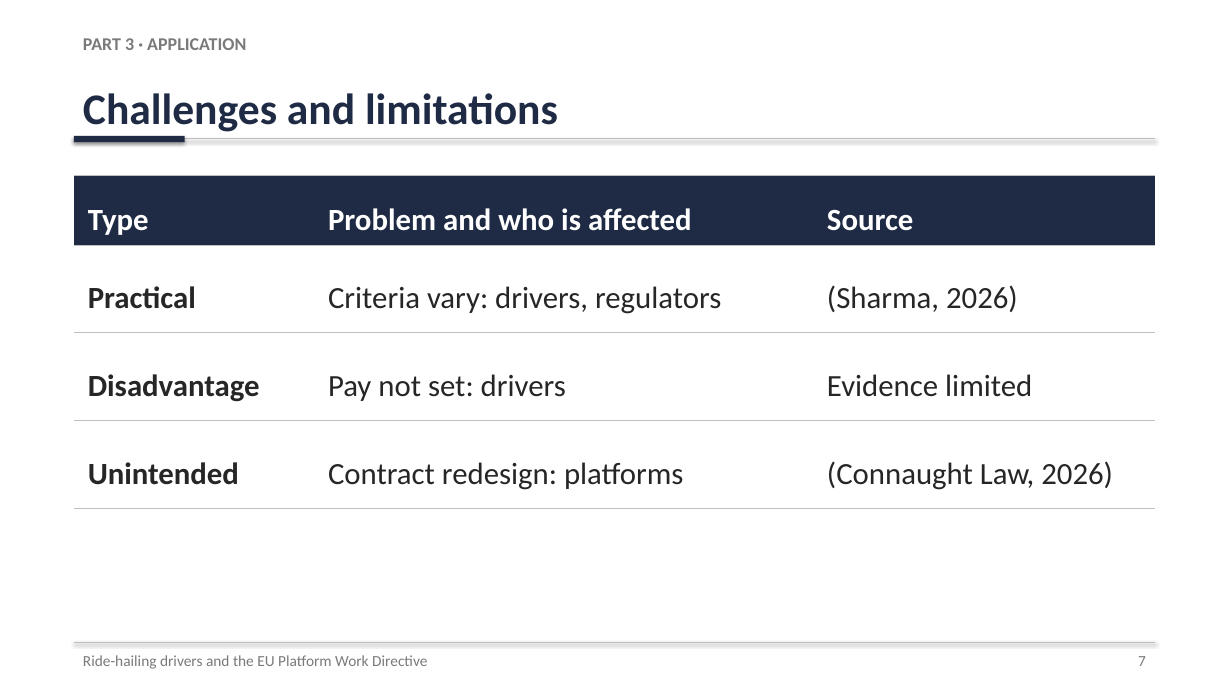
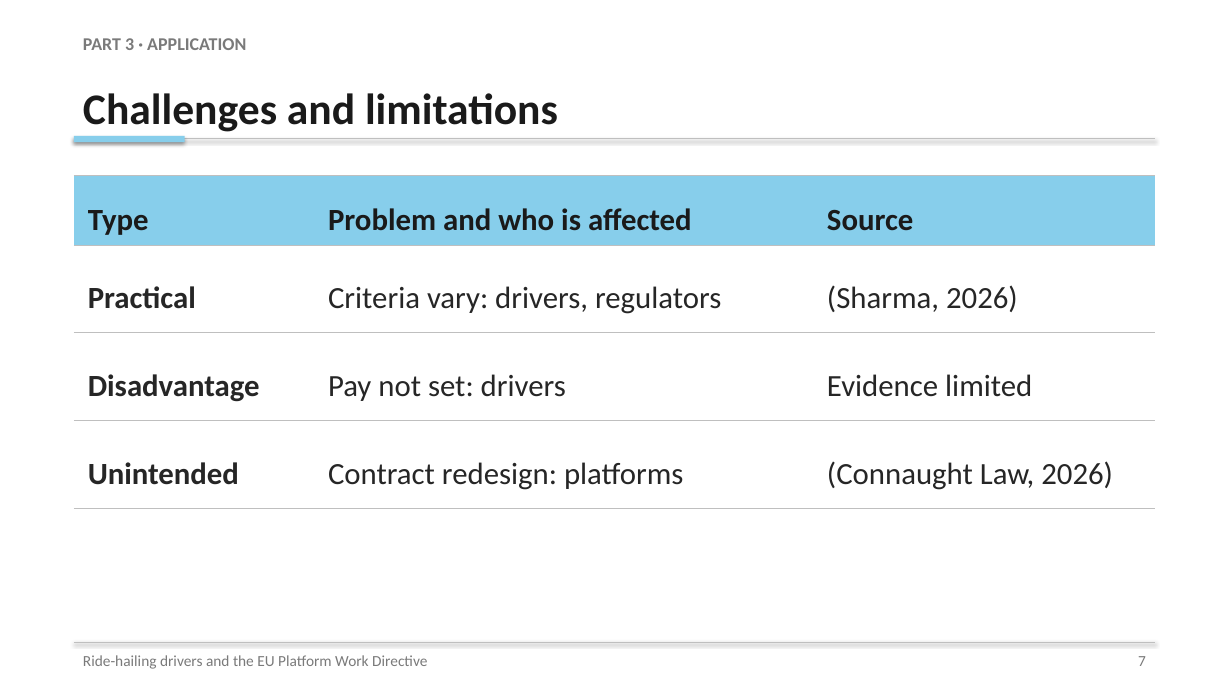
Before and after one commit to karanrg22-svg/skill, a slide deck: slide 7 of Ride-Hailing_Presentation.pptx. Drawn at 1232x693 pixels with LibreOffice and Linux fonts; fonts in the diff are those of the drawing. Boxes give left, top, right and bottom in pixels: in the first picture for what was removed or moved away, otherwise in the second. Text is boxed around its words. In the diff, an @@ line names an element or a change of style, - is before the commit and + after.

```diff
--- a/Ride-Hailing_Presentation.pptx
+++ b/Ride-Hailing_Presentation.pptx
@@ text "Challenges and limitations" at <box>83,93,558,132</box>: text colour #1F2A44 to #1A1A1A @@
@@ rectangle at <box>74,136,185,142</box>: fill #1F2A44 to #87CEEB @@
@@ table at <box>74,176,1155,508</box> @@
@@ fill #1F2A44 to #87CEEB in row 1 @@
@@ text colour #FFFFFF to #1A1A1A in "Type", "Problem and who is affected", "Source" @@
```
Also in this commit, not shown: 10 other slides changed.
